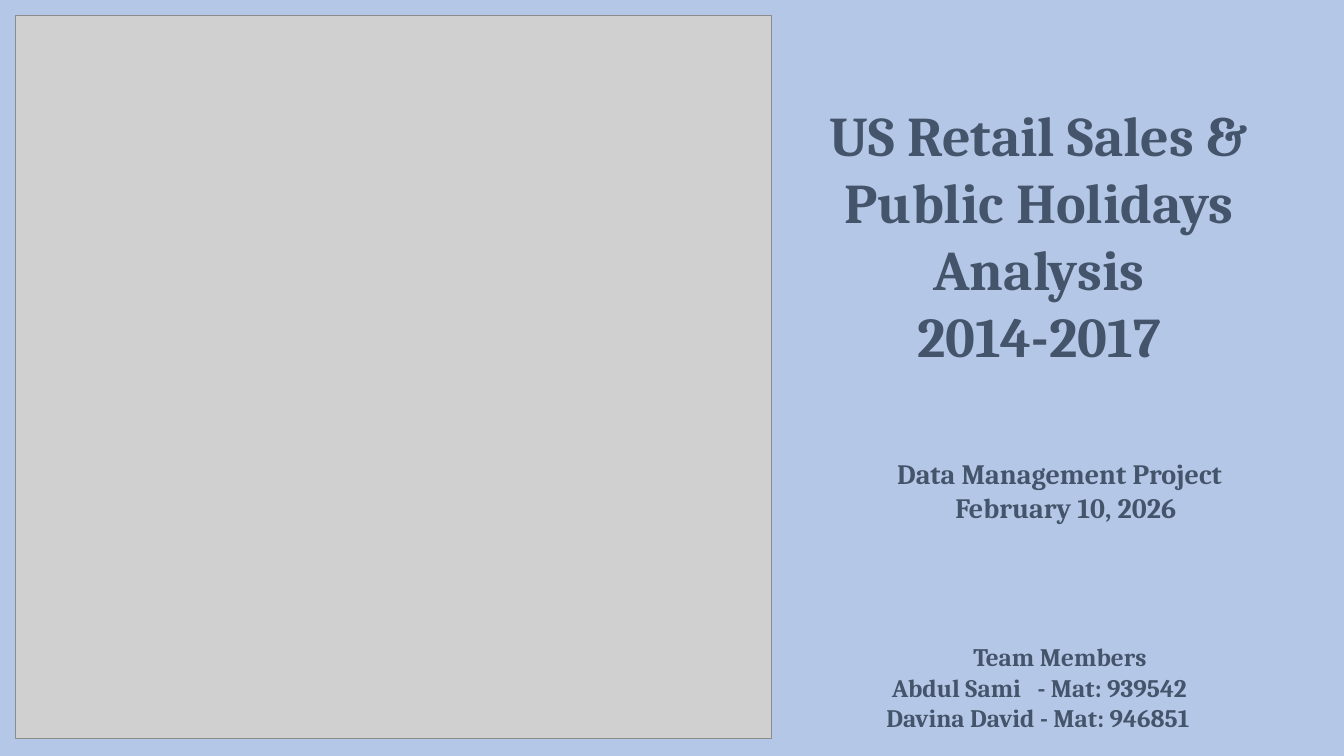
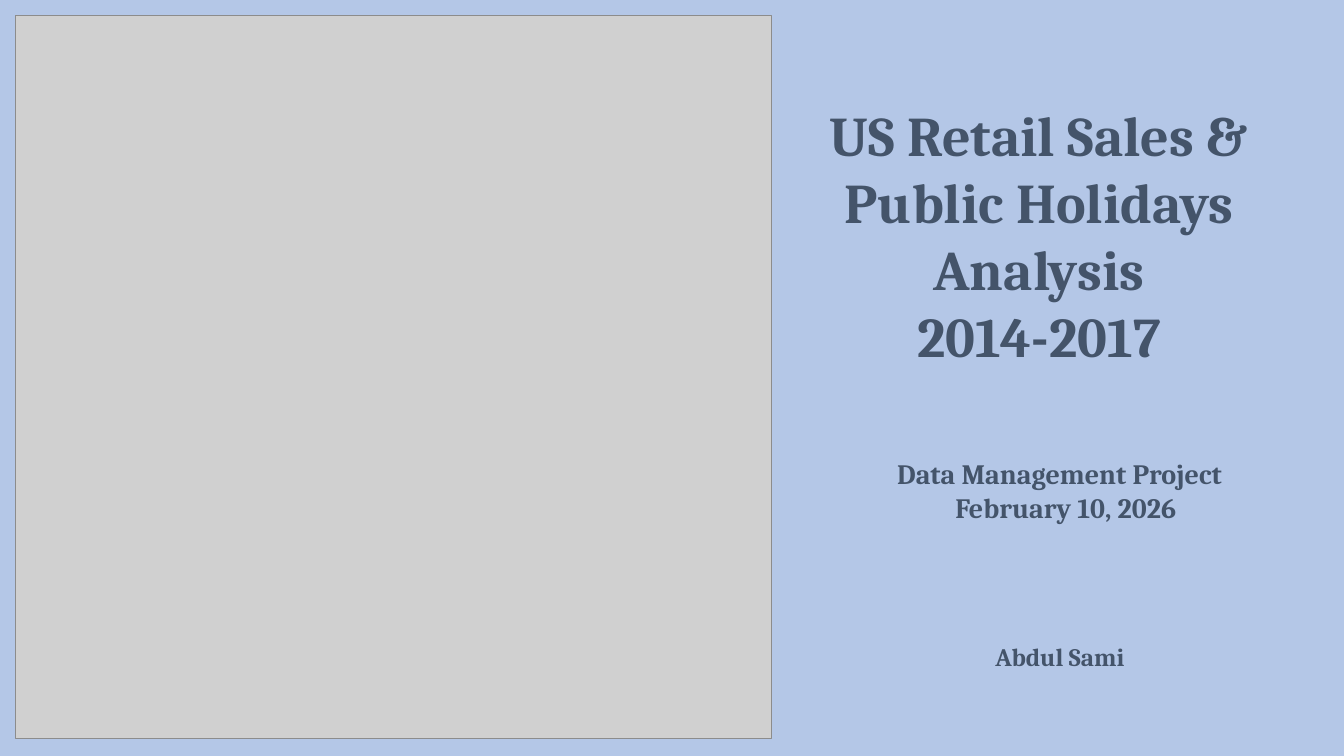
Before and after one commit to samiwadh/US-Retail-Sales-and-Public-Holidays-Analysis, a slide deck: slide 1 of Report and Presentation/US Retail Sales and Public Holidays Analysis.pptx. Drawn at 1344x756 pixels with LibreOffice and Linux fonts; fonts in the diff are those of the drawing; grey boxes stand for pictures. Boxes give left, top, right and bottom in pixels: in the first picture for what was removed or moved away, otherwise in the second. Text is boxed around its words. In the diff, an @@ line names an element or a change of style, - is before the commit and + after.

```diff
--- a/Report and Presentation/US Retail Sales and Public Holidays Analysis.pptx
+++ b/Report and Presentation/US Retail Sales and Public Holidays Analysis.pptx
@@ text at box(995, 648, 1124, 666): text changed @@
-Team Members
-Abdul Sami - Mat: 939542 Davina David - Mat: 946851
+Abdul Sami
```
Also in this commit, not shown: 1 other file.
